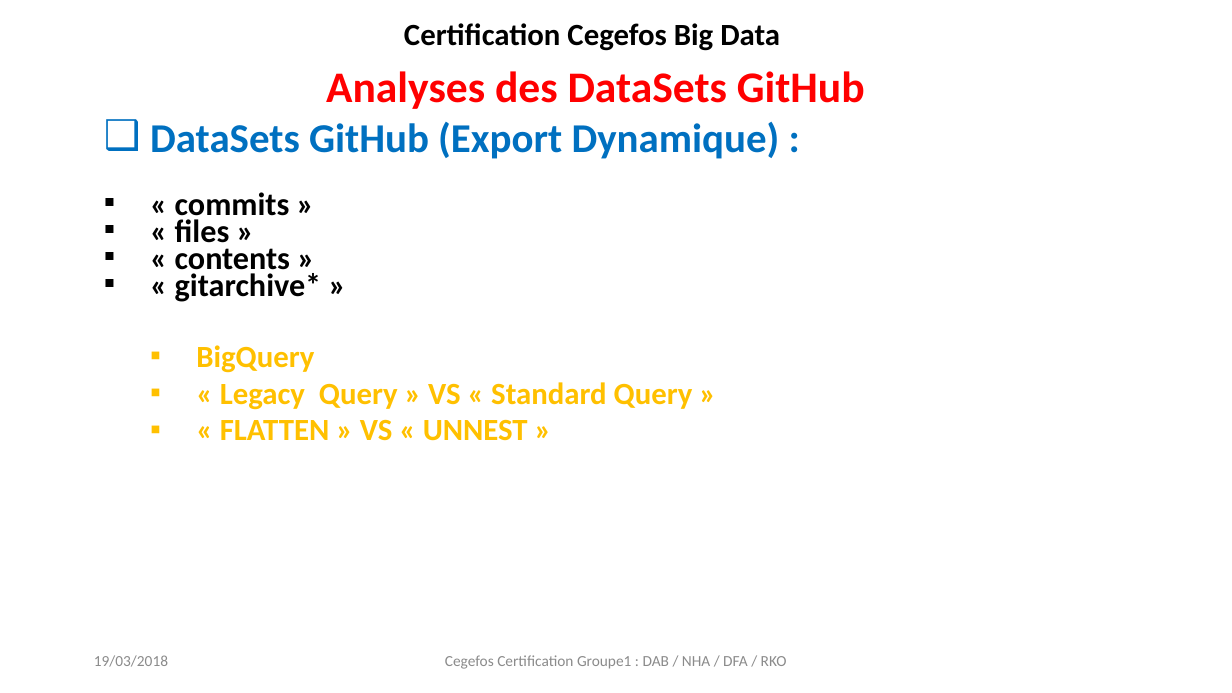
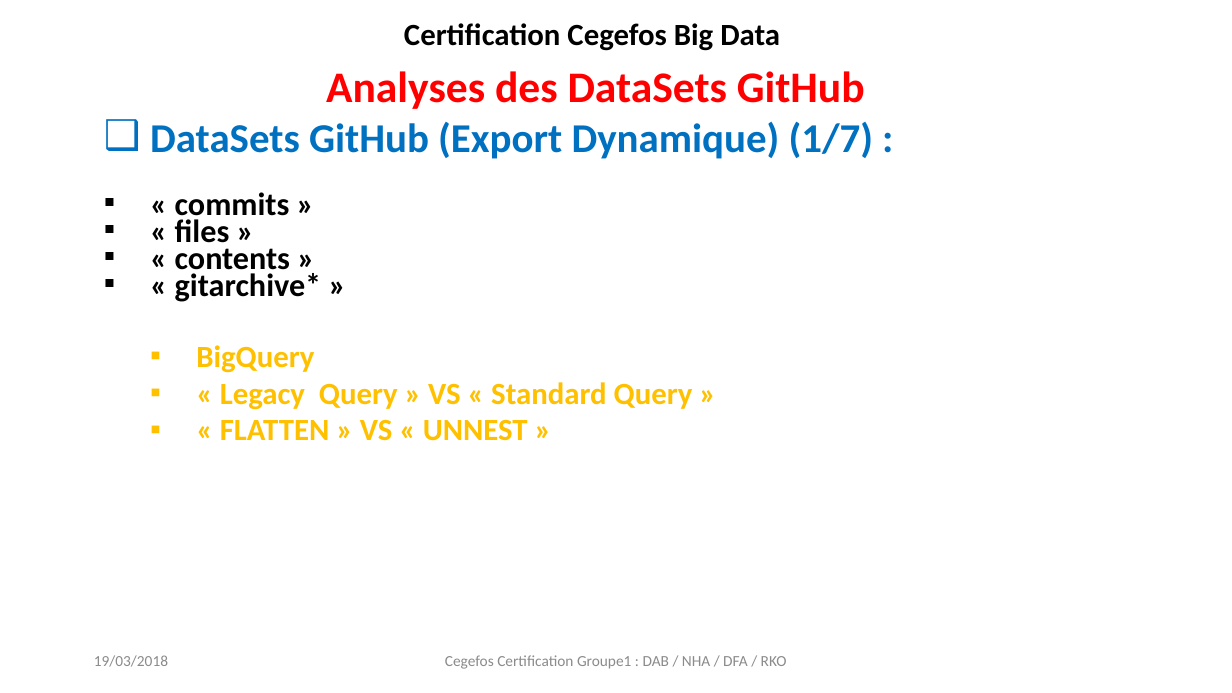
Before and after one commit to chams2012/bigDataGr1, a slide deck: slide 7 of projet_certification_github_group1.pptx (slide 5 before the commit). Drawn at 1232x693 pixels with LibreOffice and Linux fonts; fonts in the diff are those of the drawing. Boxes give left, top, right and bottom in pixels: in the first picture for what was removed or moved away, otherwise in the second. Text is boxed around its words. In the diff, an @@ line names an element or a change of style, - is before the commit and + after.

```diff
--- a/projet_certification_github_group1.pptx
+++ b/projet_certification_github_group1.pptx
@@ text at [150, 122, 873, 159]: text changed @@
-❑ DataSets GitHub (Export Dynamique) :
+❑ DataSets GitHub (Export Dynamique) (1/7) :
```
Also in this commit, not shown: 16 other slides changed, 2 other files.
